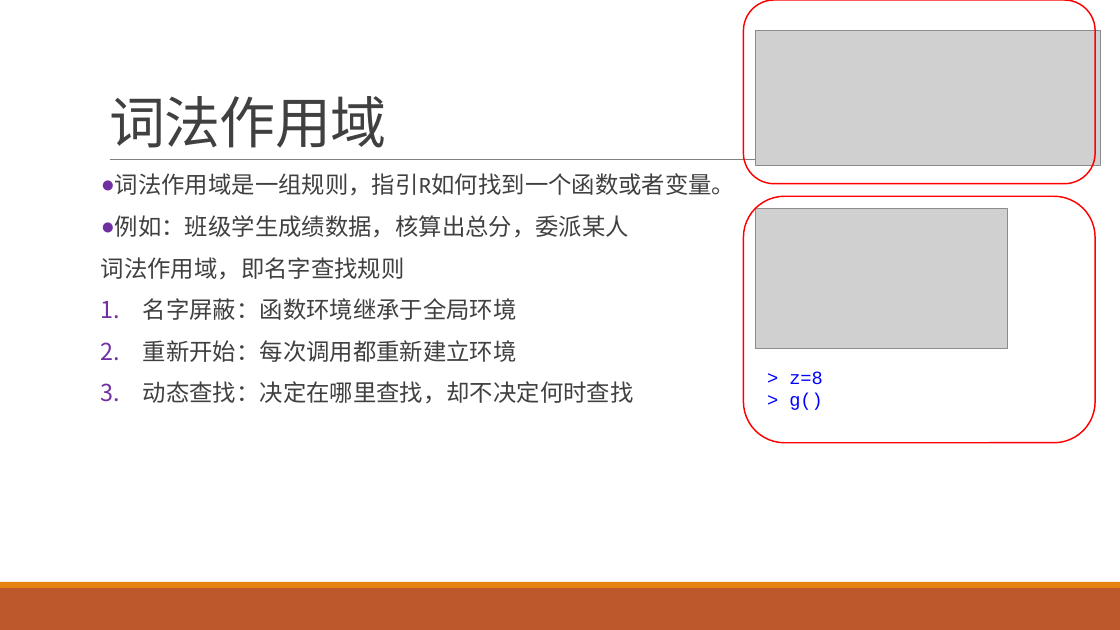
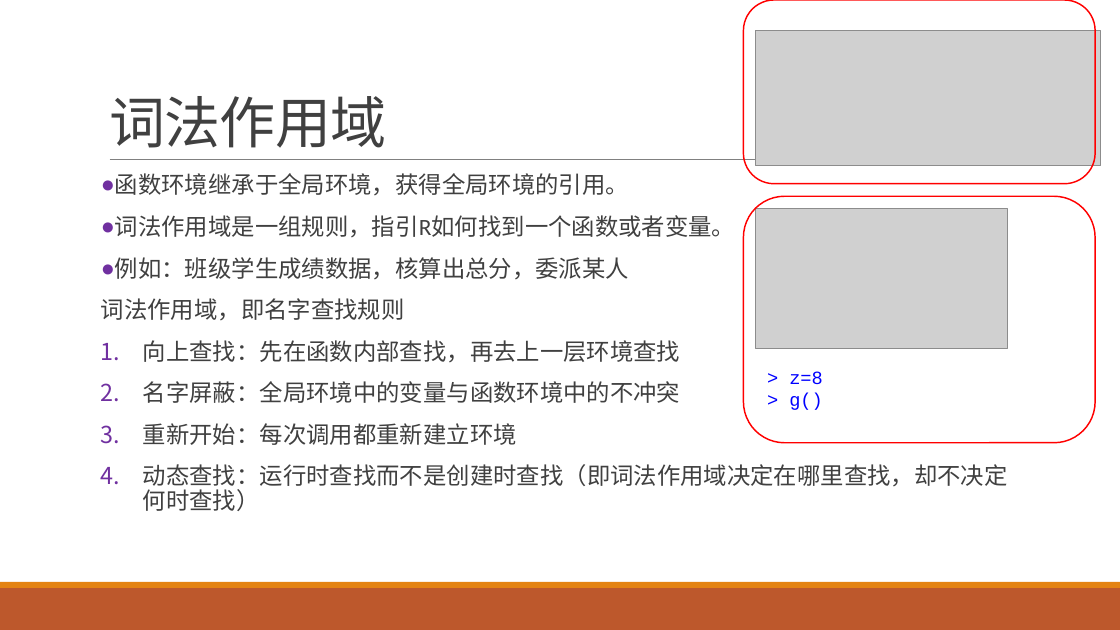
Before and after one commit to exoplanetX/DataAnalytics, a slide deck: slide 14 of 数据分析-6-函数式编程.pptx. Drawn at 1120x630 pixels with LibreOffice and Linux fonts; fonts in the diff are those of the drawing; grey boxes stand for pictures. Boxes give left, top, right and bottom in pixels: in the first picture for what was removed or moved away, otherwise in the second. Text is boxed around its words. In the diff, an @@ line names an element or a change of style, - is before the commit and + after.

Commit message:
订正
词法作用域解释方式修改

```diff
--- a/数据分析-6-函数式编程.pptx
+++ b/数据分析-6-函数式编程.pptx
@@ text at [115,173,629,195]: paragraph added @@
+● 函数环境继承于全局环境，获得全局环境的引用。
@@ text at [143,340,681,403]: text changed; font Calibri to Noto Sans CJK SC @@
-1. 名字屏蔽：函数环境继承于全局环境
+1. 向上查找：先在函数内部查找，再去上一层环境查找
+2. 名字屏蔽：全局环境中的变量与函数环境中的不冲突
@@ text at [143,423,517,445]: font Calibri to Noto Sans CJK SC in "重新开始：每次调用都重新建立环境" @@
@@ text at [143,464,1008,511]: text changed @@
-3. 动态查找：决定在哪里查找，却不决定何时查找
+4. 动态查找：运行时查找而不是创建时查找（即词法作用域决定在哪里查找，却不决定何时查找）
```
Also in this commit, not shown: 2 other slides changed.
